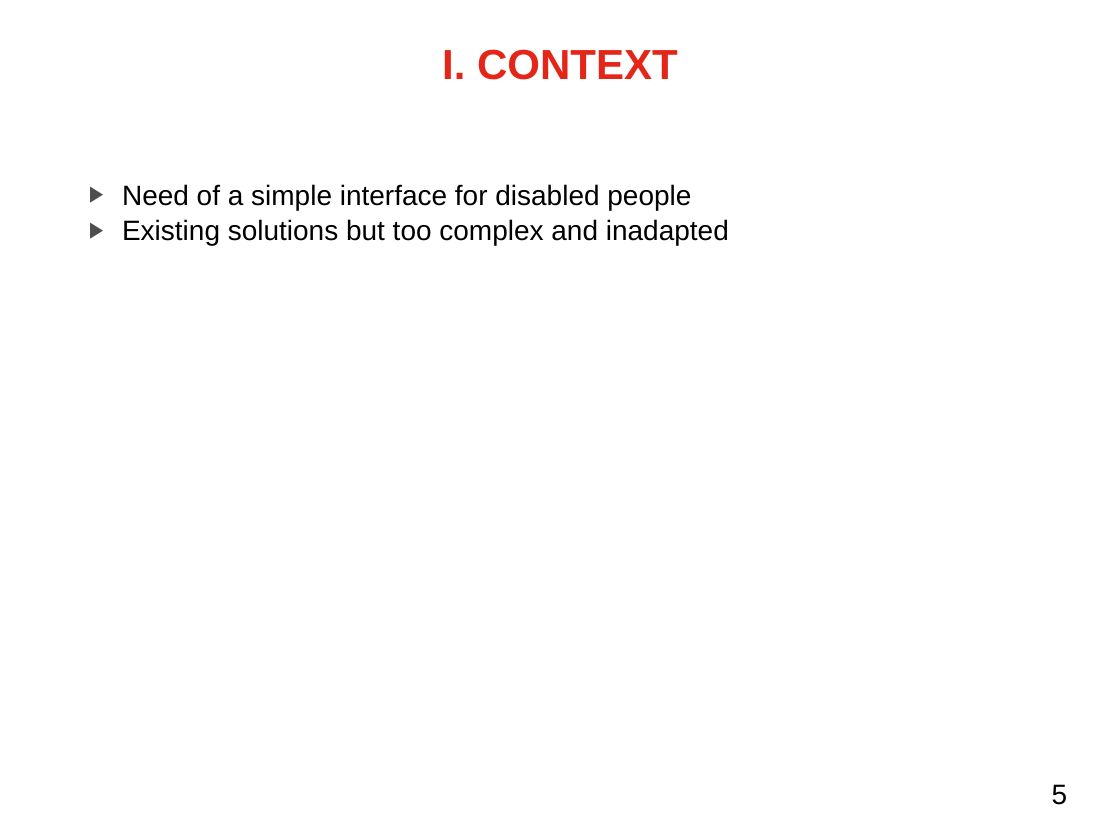
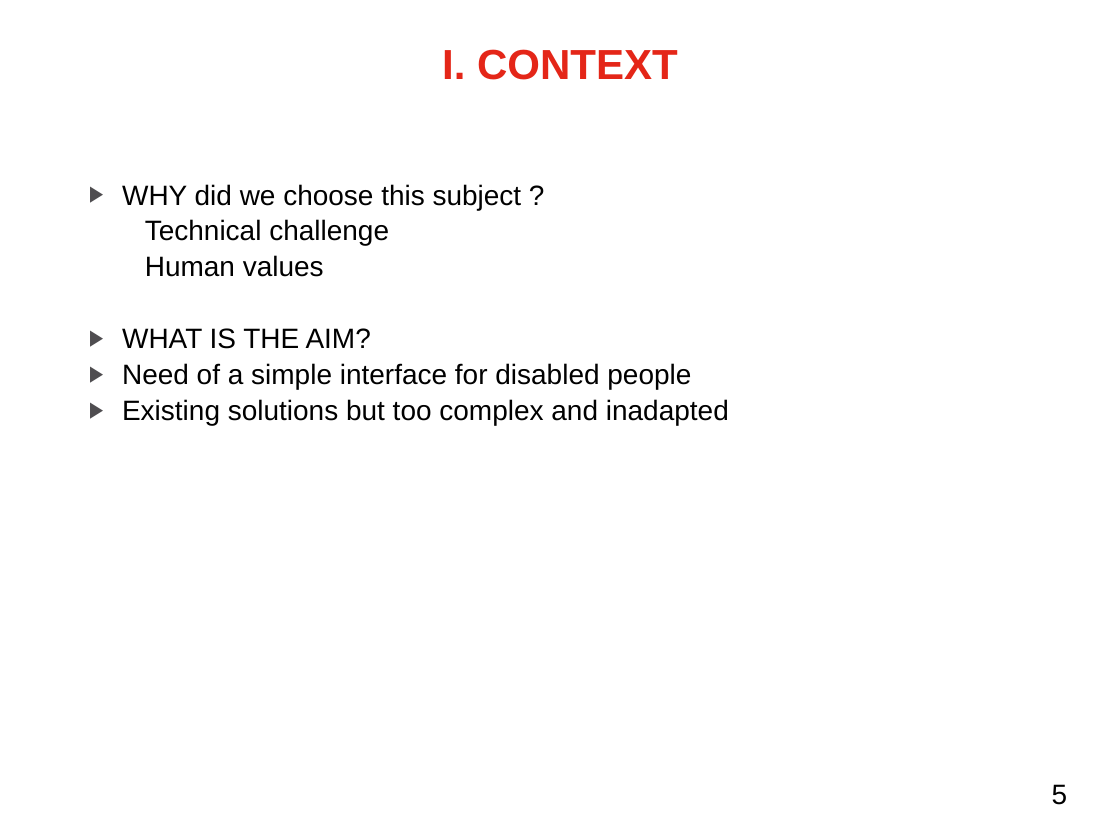
Before and after one commit to mmeven/EP_Domotique_Tablette, a slide deck: slide 4 of Rendu/Diapo_prototype_janvier.pptx (slide 5 before the commit). Drawn at 1120x840 pixels with LibreOffice and Linux fonts; fonts in the diff are those of the drawing; background and template pictures are left out. Boxes give left, top, right and bottom in pixels: in the first picture for what was removed or moved away, otherwise in the second. Text is boxed around its words. In the diff, an @@ line names an element or a change of style, - is before the commit and + after.

```diff
--- a/Rendu/Diapo_prototype_janvier.pptx
+++ b/Rendu/Diapo_prototype_janvier.pptx
@@ text at box(122, 184, 522, 349): paragraphs added @@
+▶ WHY did we choose this subject ?
+Technical challenge
+Human values
+▶ WHAT IS THE AIM?
```
Also in this commit, not shown: 8 other slides changed, 1 slide added, 4 slides removed.
